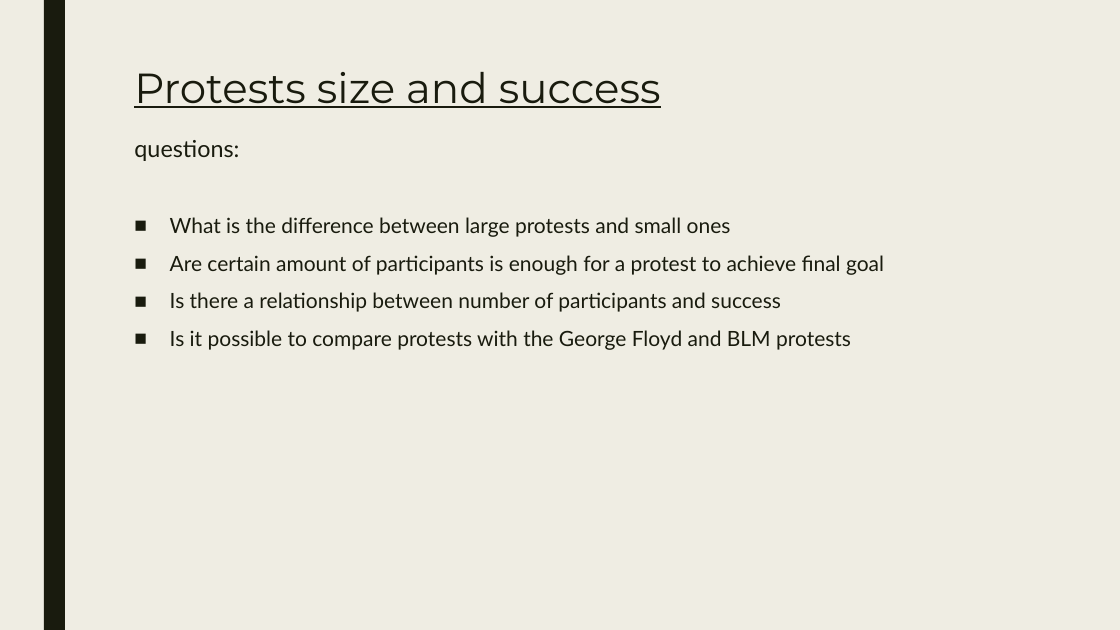
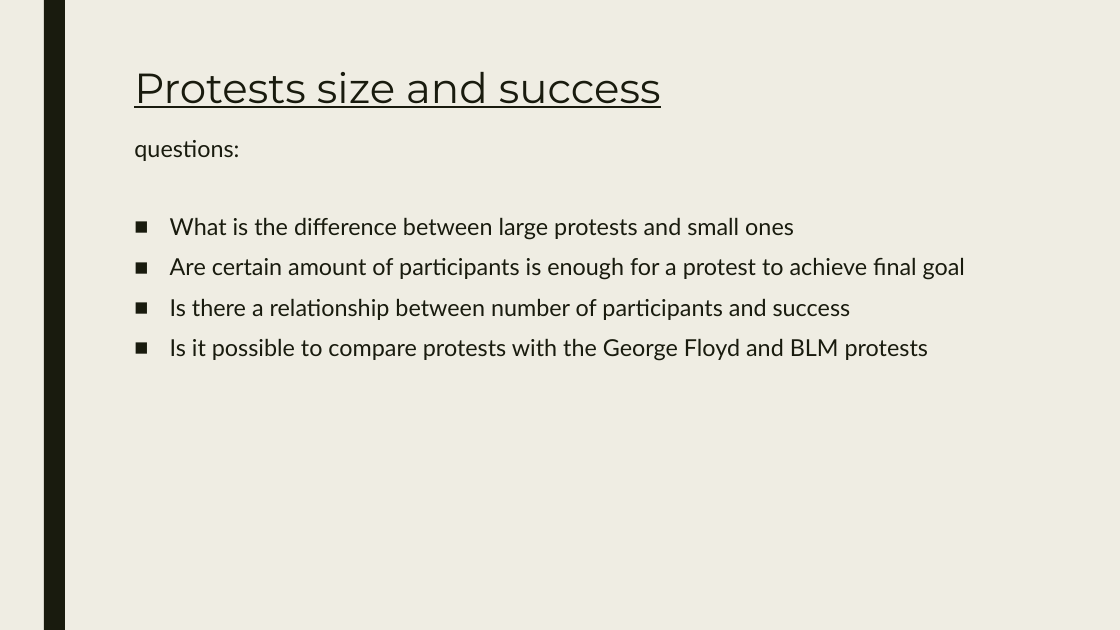
Before and after one commit to Dimnir/Protests, a slide deck: slide 9 of Presentation.pptx. Drawn at 1120x630 pixels with LibreOffice and Linux fonts; fonts in the diff are those of the drawing. Boxes give left, top, right and bottom in pixels: in the first picture for what was removed or moved away, otherwise in the second. Text is boxed around its words. In the diff, an @@ line names an element or a change of style, - is before the commit and + after.

```diff
--- a/Presentation.pptx
+++ b/Presentation.pptx
@@ text at box(170, 217, 965, 361): size 18 to 20 pt @@
```
